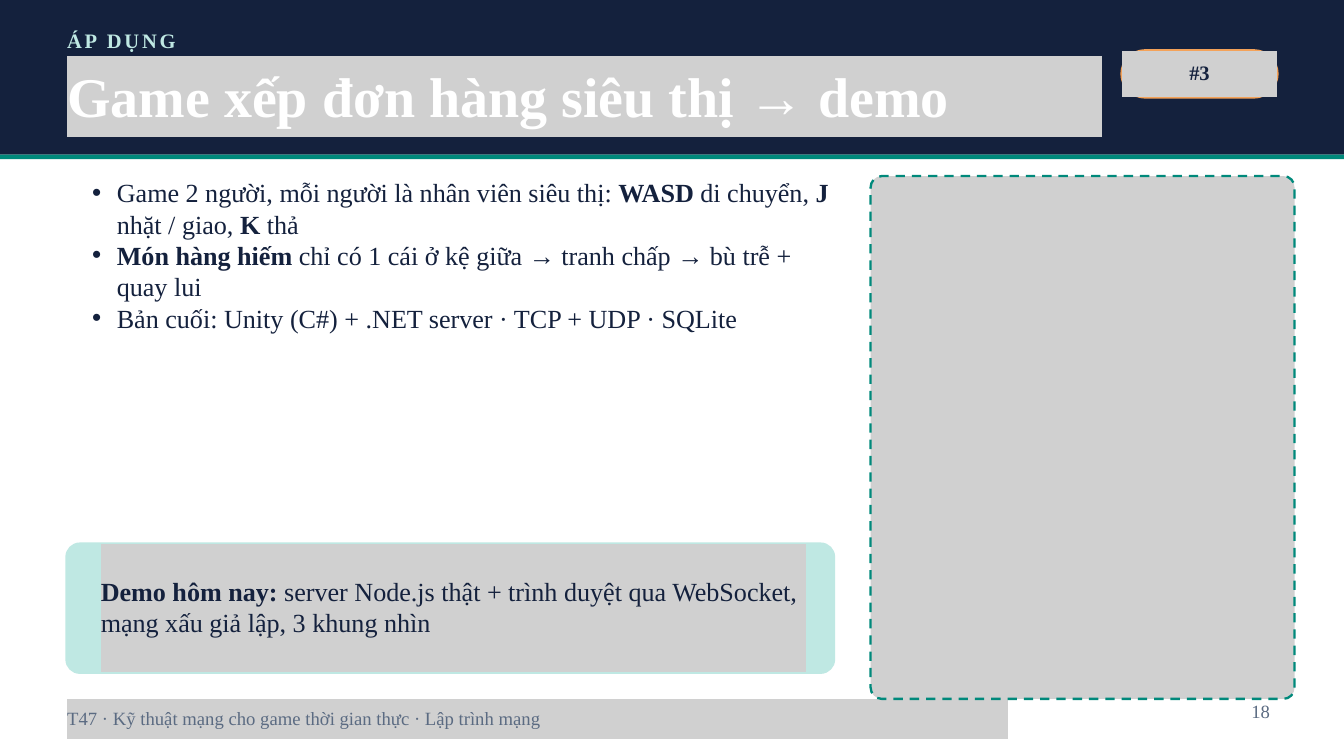
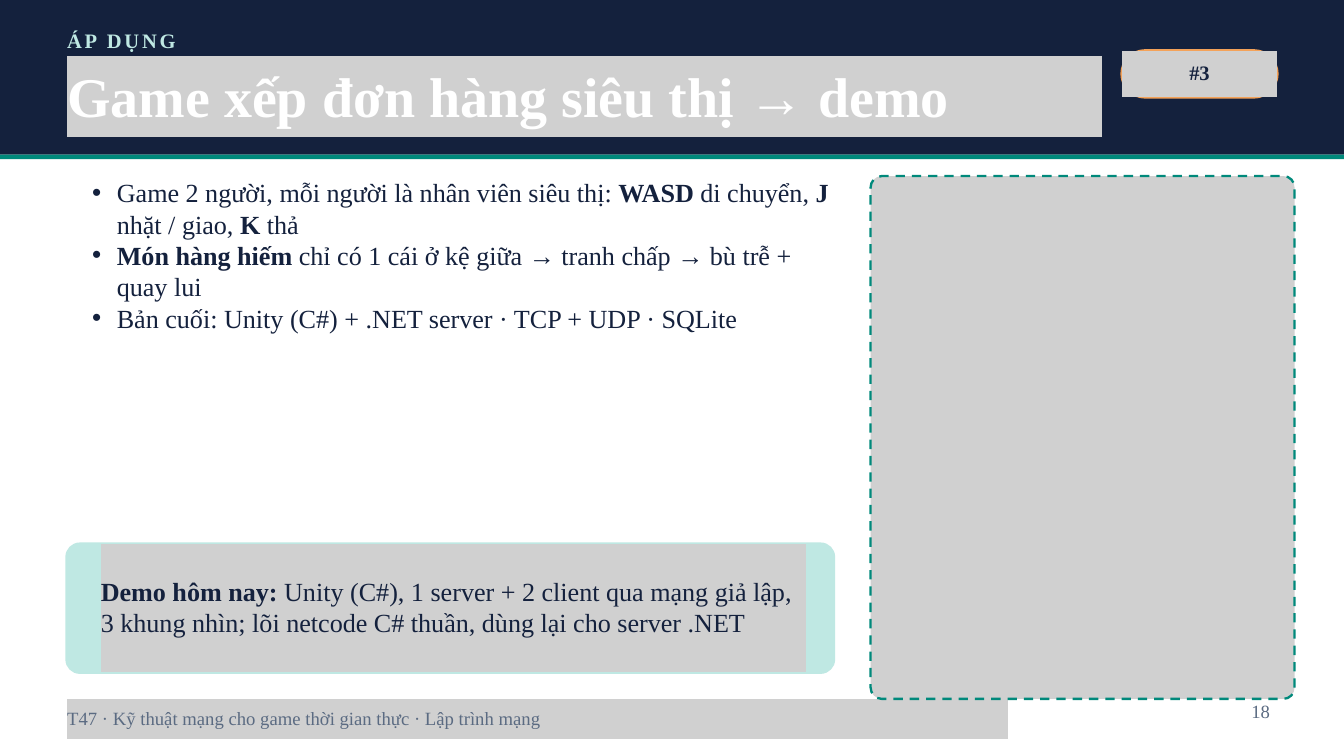
Before and after one commit to luulichma/BTL_LTM_Topic47, a slide deck: slide 18 of slides/T47_ThuyetTrinh_Khung_New.pptx. Drawn at 1344x756 pixels with LibreOffice and Linux fonts; fonts in the diff are those of the drawing; grey boxes stand for pictures. Boxes give left, top, right and bottom in pixels: in the first picture for what was removed or moved away, otherwise in the second. Text is boxed around its words. In the diff, an @@ line names an element or a change of style, - is before the commit and + after.

Commit message:
update_demo

```diff
--- a/slides/T47_ThuyetTrinh_Khung_New.pptx
+++ b/slides/T47_ThuyetTrinh_Khung_New.pptx
@@ text at [101, 582, 791, 638]: text changed @@
-Demo hôm nay: server Node.js thật + trình duyệt qua WebSocket, mạng xấu giả lập, 3 khung nhìn
+Demo hôm nay: Unity (C#), 1 server + 2 client qua mạng giả lập, 3 khung nhìn; lõi netcode C# thuần, dùng lại cho server .NET
```
Also in this commit, not shown: 5 other slides changed, 7 other files.
